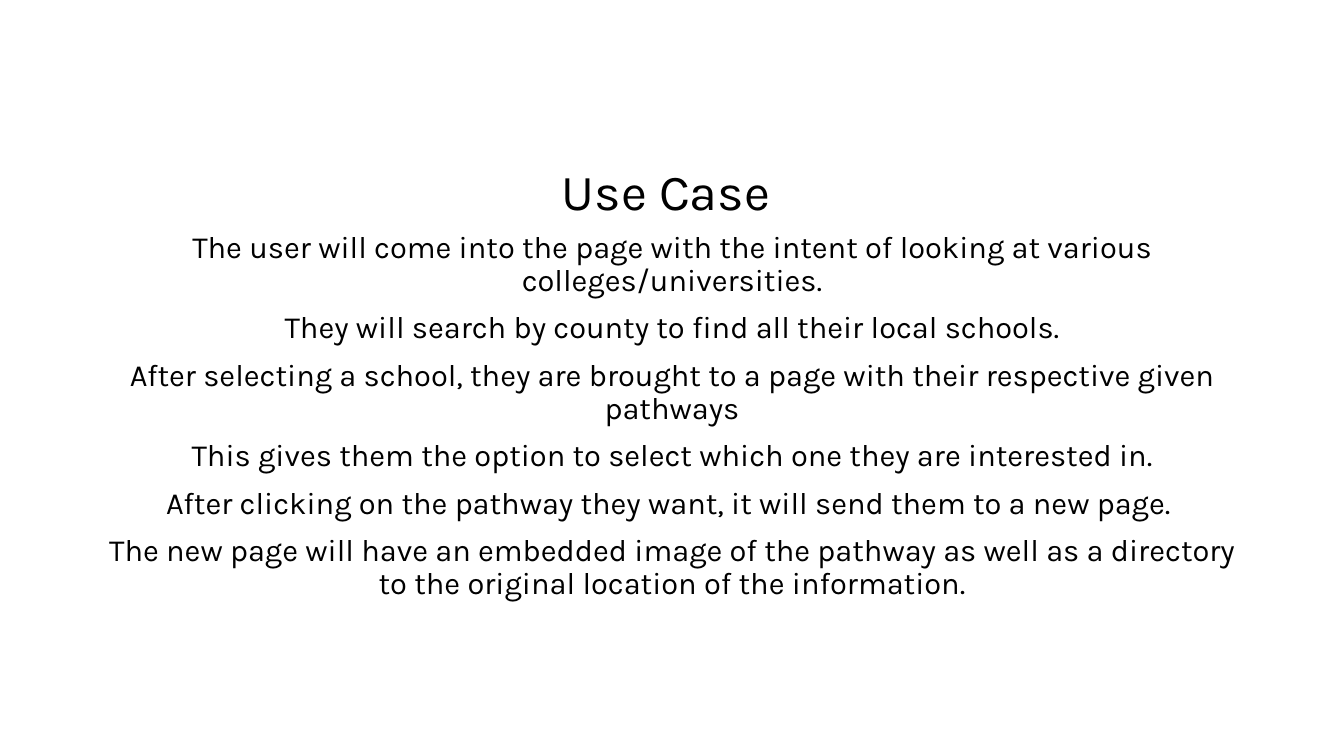
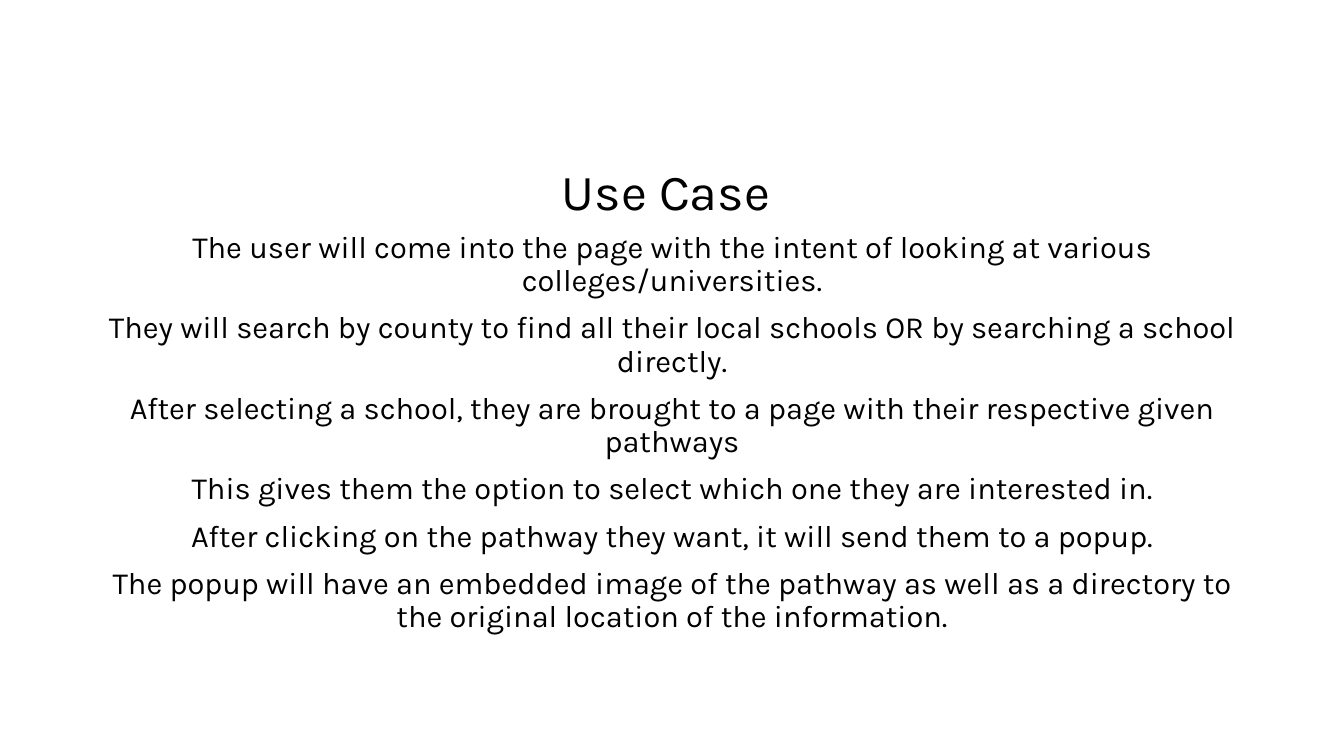
Before and after one commit to anthony2421/cisc4900-anthony2421-vc1a, a slide deck: slide 3 of Progress documentations/CISC 4900 - Diagram.pptx. Drawn at 1344x756 pixels with LibreOffice and Linux fonts; fonts in the diff are those of the drawing. Boxes give left, top, right and bottom in pixels: in the first picture for what was removed or moved away, otherwise in the second. Text is boxed around its words. In the diff, an @@ line names an element or a change of style, - is before the commit and + after.

```diff
--- a/Progress documentations/CISC 4900 - Diagram.pptx
+++ b/Progress documentations/CISC 4900 - Diagram.pptx
@@ text at <box>109,316,1235,379</box>: text changed @@
-They will search by county to find all their local schools.
+They will search by county to find all their local schools OR by searching a school directly.
@@ text at <box>113,525,1231,635</box>: text changed @@
-After clicking on the pathway they want, it will send them to a new page.
-The new page will have an embedded image of the pathway as well as a directory to the original location of the information.
+After clicking on the pathway they want, it will send them to a popup.
+The popup will have an embedded image of the pathway as well as a directory to the original location of the information.
```
Also in this commit, not shown: 7 other slides changed, 15 slides added.
